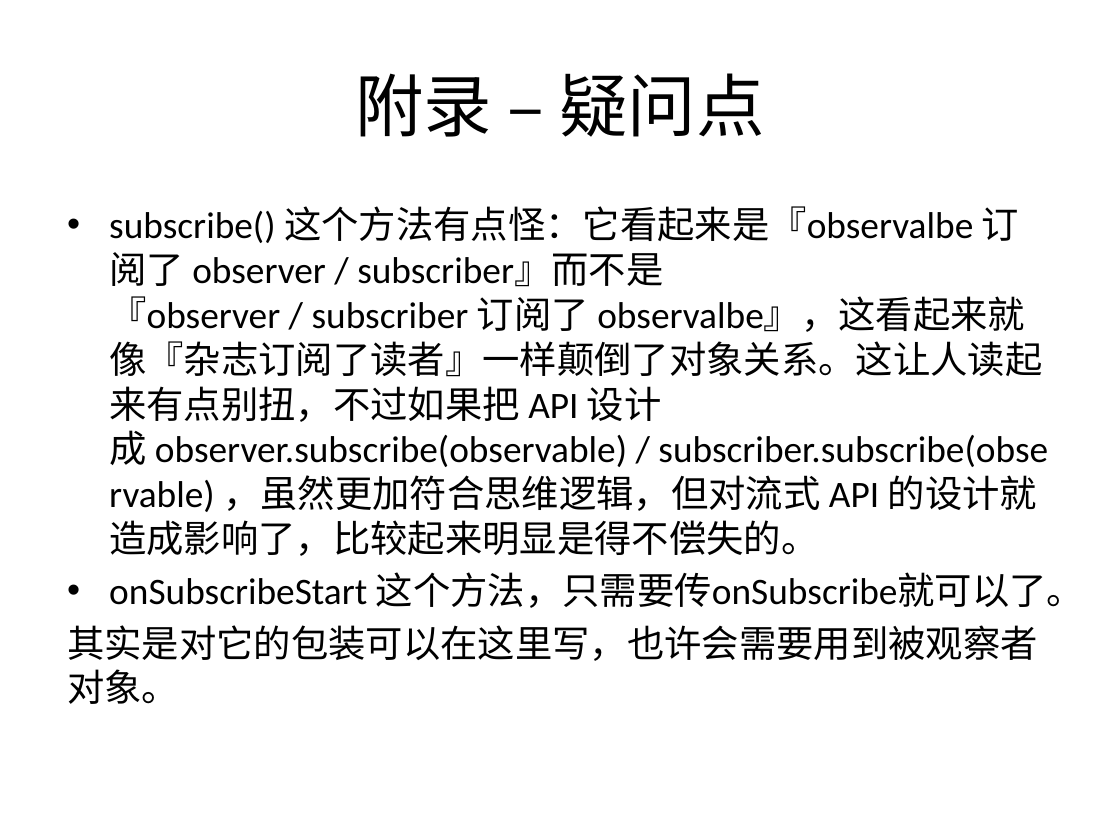
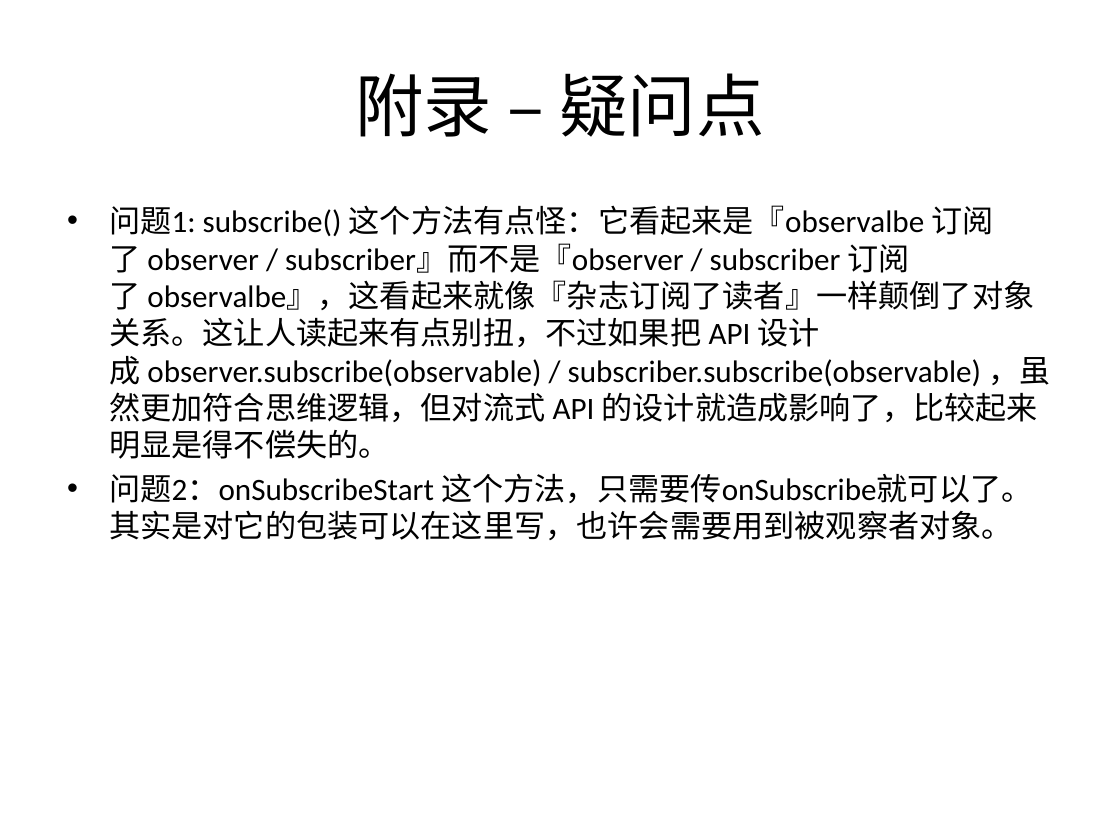
Before and after one commit to YongHuiLuo/TinyEasyView, a slide deck: slide 13 of RxJava 简介.pptx (slide 10 before the commit). Drawn at 1120x840 pixels with LibreOffice and Linux fonts; fonts in the diff are those of the drawing. Boxes give left, top, right and bottom in pixels: in the first picture for what was removed or moved away, otherwise in the second. Text is boxed around its words. In the diff, an @@ line names an element or a change of style, - is before the commit and + after.

```diff
--- a/RxJava 简介.pptx
+++ b/RxJava 简介.pptx
@@ text at <box>109,205,1051,540</box>: text changed; size 24 to 20 pt @@
-• subscribe() 这个方法有点怪：它看起来是『observalbe 订阅了 observer / subscriber』而不是『observer / subscriber 订阅了 observalbe』，这看起来就像『杂志订阅了读者』一样颠倒了对象关系。这让人读起来有点别扭，不过如果把 API 设计成 observer.subscribe(observable) / subscriber.subscribe(observable) ，虽然更加符合思维逻辑，但对流式 API 的设计就造成影响了，比较起来明显是得不偿失的。
-• onSubscribeStart 这个方法，只需要传onSubscribe就可以了。
-其实是对它的包装可以在这里写，也许会需要用到被观察者对象。
+• 问题1: subscribe() 这个方法有点怪：它看起来是『observalbe 订阅了 observer / subscriber』而不是『observer / subscriber 订阅了 observalbe』，这看起来就像『杂志订阅了读者』一样颠倒了对象关系。这让人读起来有点别扭，不过如果把 API 设计成 observer.subscribe(observable) / subscriber.subscribe(observable) ，虽然更加符合思维逻辑，但对流式 API 的设计就造成影响了，比较起来明显是得不偿失的。
+• 问题2：onSubscribeStart 这个方法，只需要传onSubscribe就可以了。其实是对它的包装可以在这里写，也许会需要用到被观察者对象。
```
Also in this commit, not shown: 1 other slide changed, 4 slides added, 6 other files.
